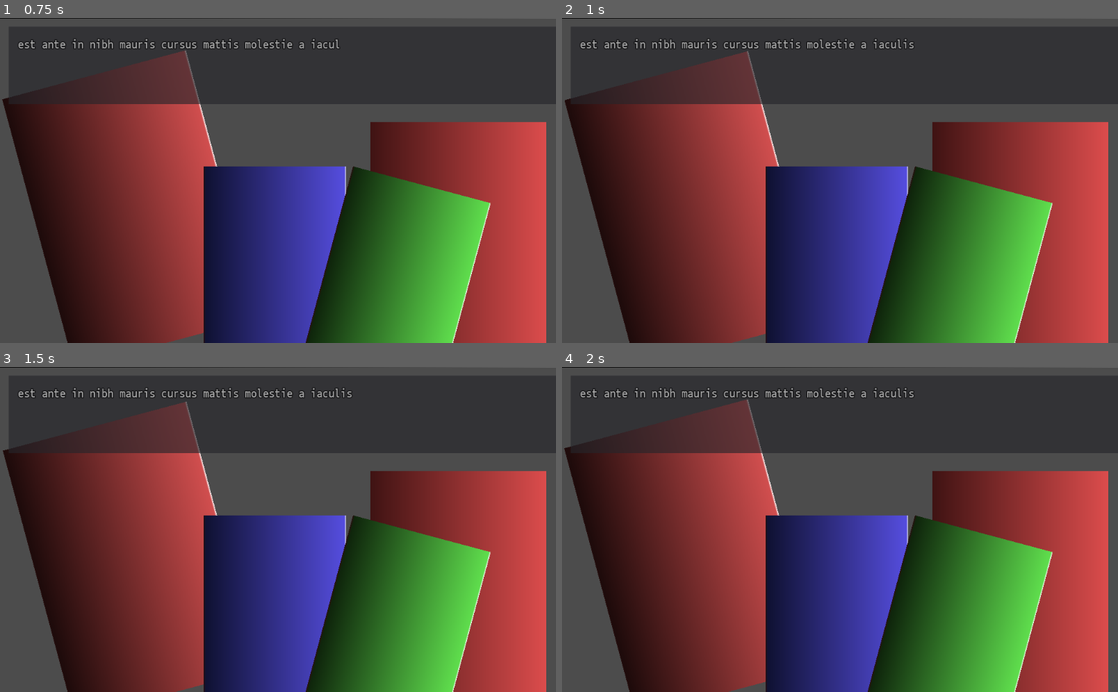
Above: before the commit, frames 1-4 (two rows, left to right).
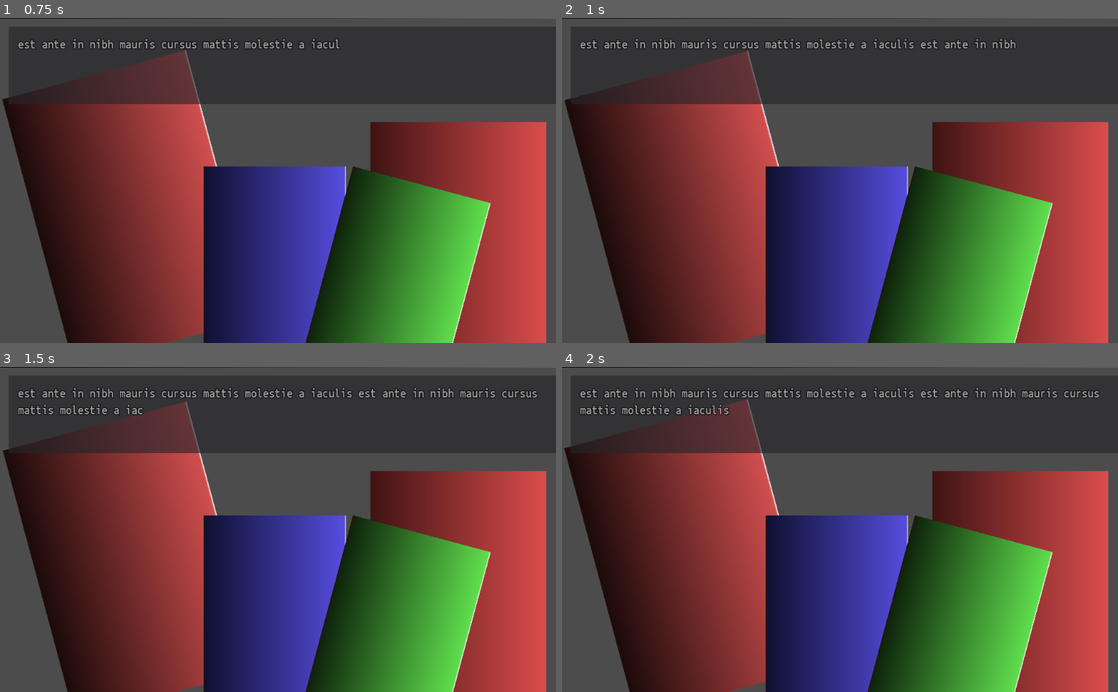
Above: after the commit, the same moments.

Repository: TomeSprout/slice-of-dice
Game: Godot game, scene res://src/stages/Level1.tscn
Two runs of this game, one before a commit and one after it. Both use one fixed random seed, a clock stepped at 60 frames per second and the inputs below.
Inputs (mouse positions are in pixels of both pictures, inside the frame that each line leads up to):
- Up to frame 1 (0.75 s): move the mouse to (455, 245) at 0.52 s; hold Up (ui_up) from 0.53 s (still down)
- Up to frame 2 (1 s): keep holding Up (ui_up)
- Up to frame 3 (1.5 s): move the mouse to (133, 562) at 1.27 s; release Up (ui_up) at 1.28 s; hold Down (ui_down) from 1.28 s (still down)
- Up to frame 4 (2 s): keep holding Down (ui_down)

Frame 1 is identical in both runs. In frame 2, 0.1% of the frame differs, in the area x 64-82%, y 6-10%; in frame 3, 0.5%; in frame 4, 0.5%, in the area x 3-97%, y 6-15%.

Commit message:
Add length to text_intro
Ensure functions are correct to play character by character

Diff:
--- a/src/gamepath_text/gamepath_text_store.gd
+++ b/src/gamepath_text/gamepath_text_store.gd
@@ -8,7 +8,7 @@
 
 const player_init = 'What will you do?'
 
-const text_p0_intro_01 = 'est ante in nibh mauris cursus mattis molestie a iaculis'
+const text_p0_intro_01 = 'est ante in nibh mauris cursus mattis molestie a iaculis est ante in nibh mauris cursus mattis molestie a iaculis'
 const text_p0_intro_02 = 'est ante in nibh mauris cursus mattis molestie a iaculis'
 
 const text_p1_dice_01 = 'dolor morbi non arcu risus quis varius quam quisque id'
